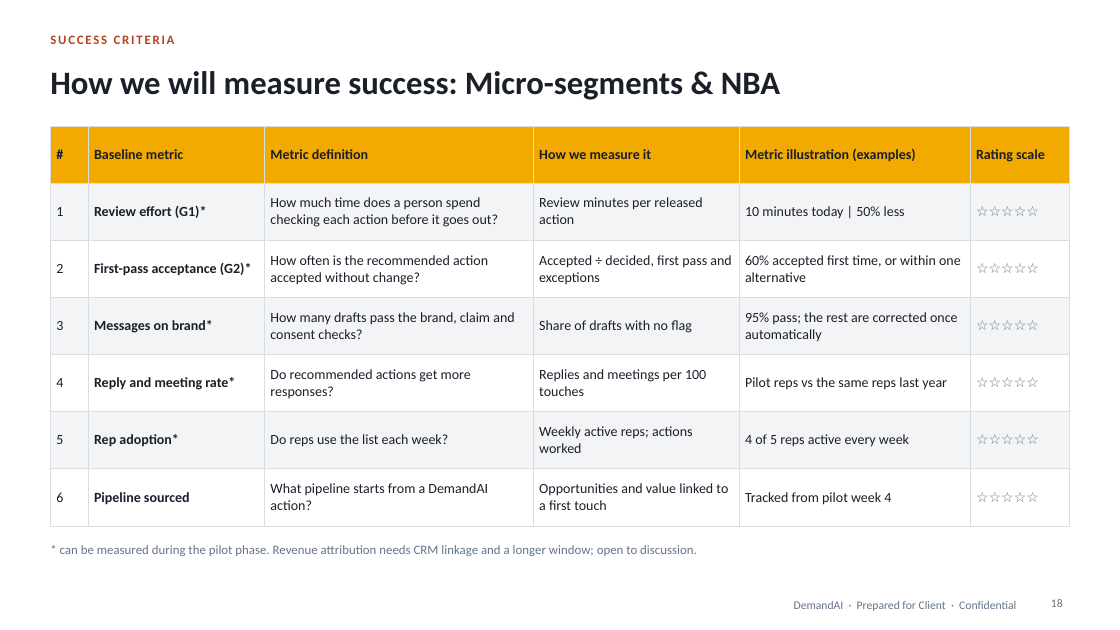
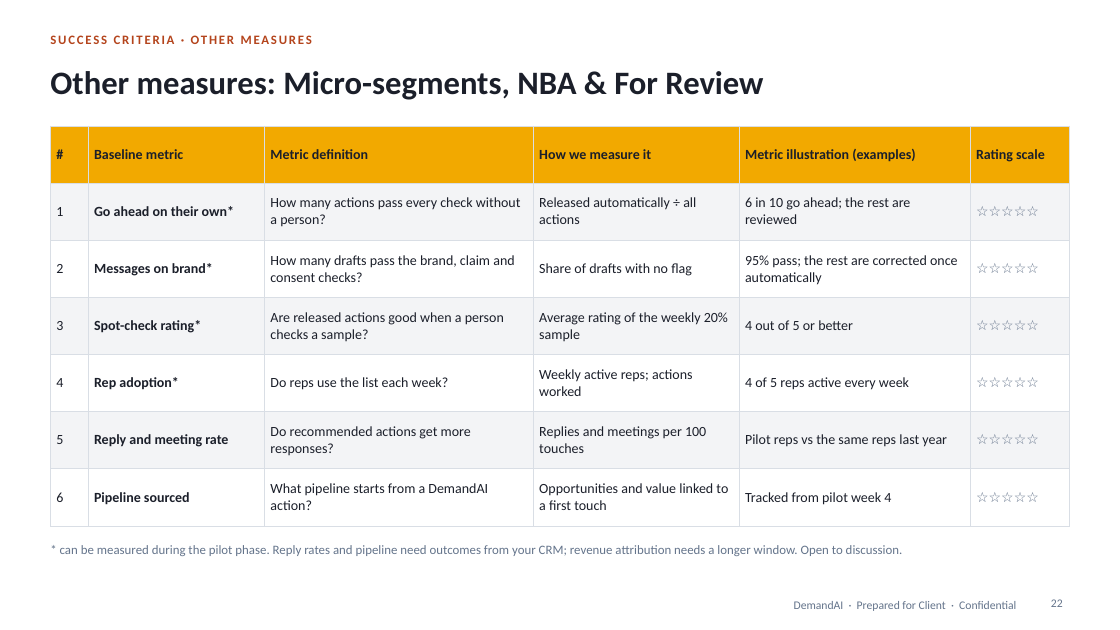
Before and after one commit to shantanusharma-commits/Demand-AI---POC, a slide deck: slide 22 of proposal/DemandAI_Pilot_Proposal.pptx (slide 18 before the commit). Drawn at 1120x630 pixels with LibreOffice and Linux fonts; fonts in the diff are those of the drawing. Boxes give left, top, right and bottom in pixels: in the first picture for what was removed or moved away, otherwise in the second. Text is boxed around its words. In the diff, an @@ line names an element or a change of style, - is before the commit and + after.

```diff
--- a/proposal/DemandAI_Pilot_Proposal.pptx
+++ b/proposal/DemandAI_Pilot_Proposal.pptx
@@ text at <box>50,35,312,44</box>: text changed @@
-SUCCESS CRITERIA
+SUCCESS CRITERIA · OTHER MEASURES
@@ title at <box>50,71,763,100</box>: text changed @@
-How we will measure success: Micro-segments & NBA
+Other measures: Micro-segments, NBA & For Review
@@ table at <box>50,126,1070,514</box> @@
-row 2: 1 | Review effort (G1)* | How much time does a person spend checking each action before it goes out? | Review minutes per released action | 10 minutes today | 50% less | ☆☆☆☆☆
+row 2: 1 | Go ahead on their own* | How many actions pass every check without a person? | Released automatically ÷ all actions | 6 in 10 go ahead; the rest are reviewed | ☆☆☆☆☆
-row 3: 2 | First-pass acceptance (G2)* | How often is the recommended action accepted without change? | Accepted ÷ decided, first pass and exceptions | 60% accepted first time, or within one alternative | ☆☆☆☆☆
+row 3: 2 | Messages on brand* | How many drafts pass the brand, claim and consent checks? | Share of drafts with no flag | 95% pass; the rest are corrected once automatically | ☆☆☆☆☆
-row 4: 3 | Messages on brand* | How many drafts pass the brand, claim and consent checks? | Share of drafts with no flag | 95% pass; the rest are corrected once automatically | ☆☆☆☆☆
+row 4: 3 | Spot-check rating* | Are released actions good when a person checks a sample? | Average rating of the weekly 20% sample | 4 out of 5 or better | ☆☆☆☆☆
-row 5: 4 | Reply and meeting rate* | Do recommended actions get more responses? | Replies and meetings per 100 touches | Pilot reps vs the same reps last year | ☆☆☆☆☆
+row 5: 4 | Rep adoption* | Do reps use the list each week? | Weekly active reps; actions worked | 4 of 5 reps active every week | ☆☆☆☆☆
-row 6: 5 | Rep adoption* | Do reps use the list each week? | Weekly active reps; actions worked | 4 of 5 reps active every week | ☆☆☆☆☆
+row 6: 5 | Reply and meeting rate | Do recommended actions get more responses? | Replies and meetings per 100 touches | Pilot reps vs the same reps last year | ☆☆☆☆☆
@@ text at <box>60,545,903,556</box>: text changed @@
-* can be measured during the pilot phase. Revenue attribution needs CRM linkage and a longer window; open to discussion.
+* can be measured during the pilot phase. Reply rates and pipeline need outcomes from your CRM; revenue attribution needs a longer window. Open to discussion.
@@ page number at <box>1051,599,1063,607</box>: text changed @@
-18
+22
```
Also in this commit, not shown: 11 other slides changed, 5 slides added, 2 slides removed, 1 other file.
